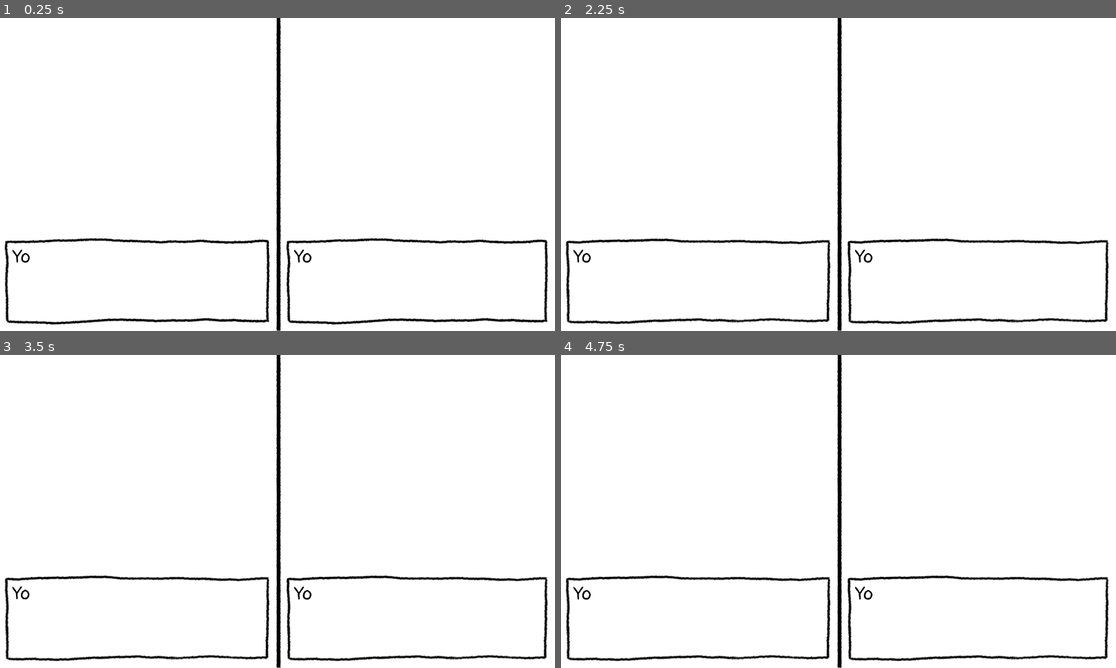
Above: before the commit, frames 1-4 (two rows, left to right).
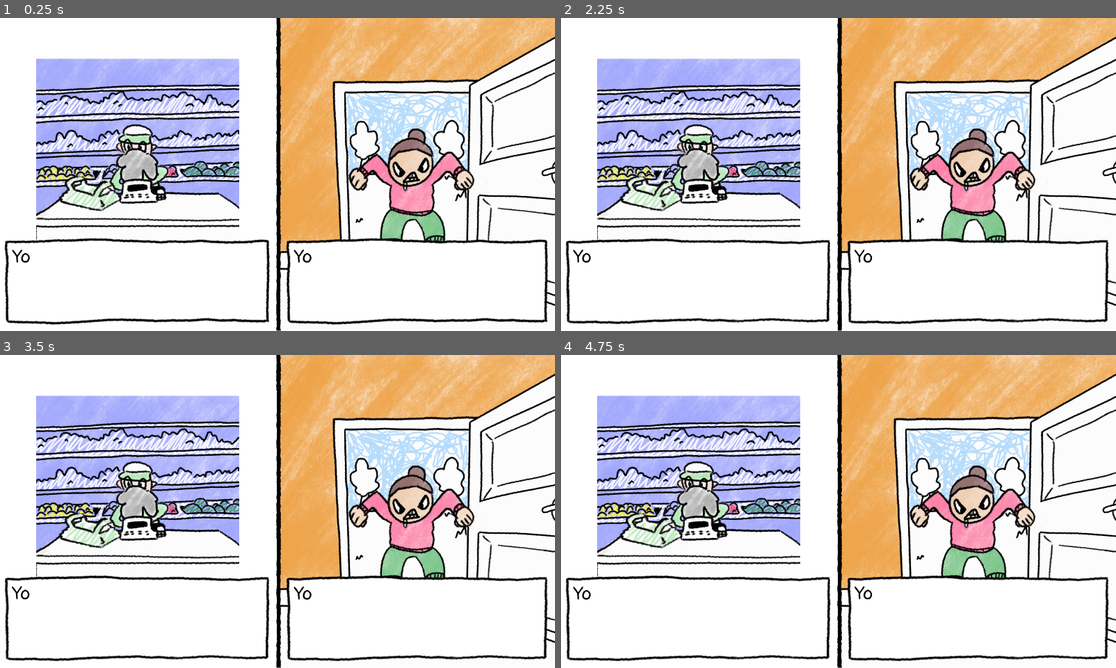
Above: after the commit, the same moments.

Repository: nottnottloop/mismatch
Game: Godot game, scene res://main.tscn
Two runs of this game, one before a commit and one after it. Both use one fixed random seed, a clock stepped at 60 frames per second and the inputs below.
Inputs:
- Up to frame 1 (0.25 s): no input
- Up to frame 2 (2.25 s): no input
- Up to frame 3 (3.5 s): no input
- Up to frame 4 (4.75 s): no input

The runs differ from the first frame. In frame 1, 38% of the frame differs, in the area x 2-100%, y 0-100%; in frame 2, 38%; in frame 3, 38%; in frame 4, 38%.

Commit message:
adding Scenes

Diff:
--- a/main.tscn
+++ b/main.tscn
@@ -2,24 +2,128 @@
 
 [ext_resource type="Script" uid="uid://br6clhy0wcu1n" path="res://main.gd" id="1_h2yge"]
 [ext_resource type="Theme" uid="uid://vu31b71jmlkp" path="res://theme.tres" id="2_1bvp3"]
+[ext_resource type="Texture2D" uid="uid://y8q6b4aeus2d" path="res://Scene1/Scene1F1.png" id="2_d13ii"]
 [ext_resource type="Texture2D" uid="uid://chv2fa8y7e3re" path="res://TextBox1.png" id="2_h2yge"]
+[ext_resource type="Texture2D" uid="uid://df32w7ajs3i3a" path="res://Scene2/Scene2F1.png" id="2_ycdy4"]
 [ext_resource type="FontFile" uid="uid://cu2bydgc5ct0d" path="res://Pangolin-Regular.ttf" id="3_1bvp3"]
+[ext_resource type="Texture2D" uid="uid://d4falbt2tisvp" path="res://Scene1/Scene1F2.png" id="3_1u8w0"]
+[ext_resource type="Texture2D" uid="uid://bkibyko35lh0p" path="res://Scene2/Scene2Wife1.png" id="3_w48qg"]
+[ext_resource type="Texture2D" uid="uid://dtnmb27rggka7" path="res://Scene2/Scene2Wife2.png" id="4_vivmo"]
+[ext_resource type="Texture2D" uid="uid://baeoyhuhdwgcl" path="res://Scene2/Scene2WifeMad1.png" id="5_2cqfq"]
 [ext_resource type="Shader" path="res://wobble.gdshader" id="5_7mycd"]
 [ext_resource type="Texture2D" uid="uid://dwqftu4ohb2su" path="res://SplitLine.png" id="5_lquwl"]
-
-[sub_resource type="SpriteFrames" id="SpriteFrames_7mycd"]
+[ext_resource type="Texture2D" uid="uid://dxwaywyh027g2" path="res://Scene2/Scene2WifeMad2.png" id="6_yaehf"]
+[ext_resource type="Texture2D" uid="uid://bj6ty88lre0y3" path="res://Scene2/Scene2Slam1.png" id="7_074og"]
+[ext_resource type="Texture2D" uid="uid://bw6loyhfobhdx" path="res://Scene2/Scene2Slam2.png" id="8_cegan"]
+[ext_resource type="Texture2D" uid="uid://bo2ht6xeixo5r" path="res://Scene1/Scene1Bag4.png" id="10_82xsv"]
+[ext_resource type="Texture2D" uid="uid://btx4lsjun42ok" path="res://Scene1/Scene1Bag5.png" id="11_getpj"]
+[ext_resource type="Texture2D" uid="uid://big1ix814wfvb" path="res://Scene1/Scene1Bag6.png" id="12_ryguw"]
+[ext_resource type="Texture2D" uid="uid://dnndpsnefsbxy" path="res://Scene1/Scene1Bag7.png" id="13_d13ii"]
+[ext_resource type="Texture2D" uid="uid://1eg6n001ixj2" path="res://Scene1/Scene1bag8.png" id="14_1u8w0"]
+[ext_resource type="Texture2D" uid="uid://b3f7w1kyu6nor" path="res://Scene1/Scene1Bag9.png" id="15_0odxb"]
+[ext_resource type="Texture2D" uid="uid://b5meiuoruwy8j" path="res://Scene1/Scene1Bag10.png" id="16_lswn8"]
+[ext_resource type="Texture2D" uid="uid://cd5cl5usuq8ta" path="res://Scene1/Scene1Bag11.png" id="17_a6jrf"]
+
+[sub_resource type="SpriteFrames" id="SpriteFrames_0odxb"]
+animations = [{
+"frames": [{
+"duration": 1.0,
+"texture": ExtResource("2_d13ii")
+}, {
+"duration": 1.0,
+"texture": ExtResource("3_1u8w0")
+}],
+"loop": true,
+"name": &"default",
+"speed": 5.0
+}]
+
+[sub_resource type="SpriteFrames" id="SpriteFrames_xuqvo"]
 animations = [{
 "frames": [],
 "loop": true,
-"name": &"1",
-"speed": 5.0
-}, {
-"frames": [],
-"loop": true,
-"name": &"2",
-"speed": 5.0
-}, {
-"frames": [],
+"name": &"default",
+"speed": 5.0
+}, {
+"frames": [{
+"duration": 1.0,
+"texture": ExtResource("10_82xsv")
+}, {
+"duration": 1.0,
+"texture": ExtResource("11_getpj")
+}, {
+"duration": 1.0,
+"texture": ExtResource("12_ryguw")
+}, {
+"duration": 1.0,
+"texture": ExtResource("12_ryguw")
+}, {
+"duration": 1.0,
+"texture": ExtResource("13_d13ii")
+}, {
+"duration": 1.0,
+"texture": ExtResource("14_1u8w0")
+}, {
+"duration": 1.0,
+"texture": ExtResource("14_1u8w0")
+}, {
+"duration": 1.0,
+"texture": ExtResource("15_0odxb")
+}, {
+"duration": 1.0,
+"texture": ExtResource("16_lswn8")
+}, {
+"duration": 1.0,
+"texture": ExtResource("16_lswn8")
+}, {
+"duration": 1.0,
+"texture": ExtResource("17_a6jrf")
+}],
+"loop": false,
+"name": &"filled",
+"speed": 5.0
+}]
+
+[sub_resource type="SpriteFrames" id="SpriteFrames_82xsv"]
+animations = [{
+"frames": [{
+"duration": 1.0,
+"texture": ExtResource("3_w48qg")
+}, {
+"duration": 1.0,
+"texture": ExtResource("4_vivmo")
+}],
+"loop": true,
+"name": &"default",
+"speed": 5.0
+}, {
+"frames": [{
+"duration": 1.0,
+"texture": ExtResource("5_2cqfq")
+}, {
+"duration": 1.0,
+"texture": ExtResource("6_yaehf")
+}],
+"loop": true,
+"name": &"mad",
+"speed": 5.0
+}]
+
+[sub_resource type="SpriteFrames" id="SpriteFrames_getpj"]
+animations = [{
+"frames": [{
+"duration": 1.0,
+"texture": null
+}, {
+"duration": 1.0,
+"texture": ExtResource("7_074og")
+}, {
+"duration": 1.0,
+"texture": ExtResource("8_cegan")
+}, {
+"duration": 1.0,
+"texture": null
+}],
 "loop": true,
 "name": &"default",
 "speed": 5.0
@@ -83,10 +187,36 @@
 [node name="main" type="Node2D" unique_id=349520352]
 script = ExtResource("1_h2yge")
 
-[node name="AnimatedSprite2D" type="AnimatedSprite2D" parent="." unique_id=1307661264]
-position = Vector2(478, 228)
-sprite_frames = SubResource("SpriteFrames_7mycd")
-autoplay = "default"
+[node name="scene1" type="Node2D" parent="." unique_id=1810238575]
+
+[node name="left" type="CanvasModulate" parent="scene1" unique_id=1648886262]
+position = Vector2(480, 540)
+color = Color(0.9867516, 0.9867516, 0.9867516, 1)
+
+[node name="background" type="AnimatedSprite2D" parent="scene1/left" unique_id=2067141420]
+sprite_frames = SubResource("SpriteFrames_0odxb")
+
+[node name="bag" type="AnimatedSprite2D" parent="scene1/left" unique_id=2013871319]
+position = Vector2(0, -173)
+sprite_frames = SubResource("SpriteFrames_xuqvo")
+animation = &"filled"
+
+[node name="right" type="CanvasModulate" parent="scene1" unique_id=2142008226]
+position = Vector2(1440, 540)
+color = Color(0.9867516, 0.9867516, 0.9867516, 1)
+
+[node name="background" type="Sprite2D" parent="scene1/right" unique_id=1467185339]
+texture = ExtResource("2_ycdy4")
+
+[node name="wife" type="AnimatedSprite2D" parent="scene1/right" unique_id=1697663385]
+sprite_frames = SubResource("SpriteFrames_82xsv")
+animation = &"mad"
+frame_progress = 0.13645807
+
+[node name="door" type="AnimatedSprite2D" parent="scene1/right" unique_id=831488751]
+position = Vector2(-8, 0)
+sprite_frames = SubResource("SpriteFrames_getpj")
+frame_progress = 0.60988045
 
 [node name="CanvasLayer" type="CanvasLayer" parent="." unique_id=152399280]
 
@@ -128,6 +258,7 @@
 theme_override_constants/margin_bottom = 30
 
 [node name="Subtitles" type="RichTextLabel" parent="CanvasLayer/textBoxes/textBox1/Panel/MarginContainer" unique_id=1297471734]
+clip_contents = false
 layout_mode = 2
 theme = SubResource("Theme_7mycd")
 bbcode_enabled = true
@@ -159,10 +290,11 @@
 theme_override_constants/margin_bottom = 30
 
 [node name="Subtitles" type="RichTextLabel" parent="CanvasLayer/textBoxes/textBox2/Panel/MarginContainer" unique_id=1672837581]
+clip_contents = false
 layout_mode = 2
 theme = SubResource("Theme_7mycd")
 bbcode_enabled = true
-text = "Yo"
+text = "[shake  rate=4 level=8]Yo[/shake]"
 
 [node name="textBoxEffect" type="AnimationPlayer" parent="CanvasLayer/textBoxes" unique_id=851076211]
 libraries/ = SubResource("AnimationLibrary_7mycd")
--- a/wobble.gdshader
+++ b/wobble.gdshader
@@ -0,0 +1,38 @@
+shader_type canvas_item;
+render_mode world_vertex_coords;
+
+group_uniforms Squiggle;
+/**
+ * Noise texture scale
+ * By default, the noise texture's size in world coordinates is set by its resolution
+*/
+uniform vec2 scale = vec2(1.0);
+uniform float strength = 1.0;
+/**
+ * Number of squiggle frames per second
+*/
+uniform float fps = 6.0;
+uniform sampler2D noise : filter_linear, repeat_enable;
+group_uniforms;
+
+varying vec4 modulate;
+varying vec2 noise_uv;
+
+void vertex() {
+	modulate = COLOR;
+
+	// Use world coordinates for scale-independent squiggles, offset by position to keep pattern attached to object
+	noise_uv = (VERTEX - MODEL_MATRIX[3].xy) / (vec2(textureSize(noise, 0)) * scale);
+}
+
+// Use irrational constants for unique squiggles every frame
+#define offset_multiplier vec2(PI, E)
+
+void fragment() {
+	vec2 noise_offset = vec2(floor(TIME * fps)) * offset_multiplier;
+	float noise_sample = texture(noise, noise_uv + noise_offset).r * 4.0 * PI;
+	vec2 direction = vec2(cos(noise_sample), sin(noise_sample));
+	vec2 squiggle_uv = UV + direction * strength * 0.005;
+
+	COLOR = texture(TEXTURE, squiggle_uv) * modulate;
+}
Binary file added: Scene1/Scene1Bag1.png
Not shown, added: Scene1/Scene1Bag1.png.import
Binary file added: Scene1/Scene1Bag10.png
Not shown, added: Scene1/Scene1Bag10.png.import
Binary file added: Scene1/Scene1Bag11.png
Not shown, added: Scene1/Scene1Bag11.png.import
Binary file added: Scene1/Scene1Bag2.png
Not shown, added: Scene1/Scene1Bag2.png.import
Binary file added: Scene1/Scene1Bag3.png
Not shown, added: Scene1/Scene1Bag3.png.import
Binary file added: Scene1/Scene1Bag4.png
Not shown, added: Scene1/Scene1Bag4.png.import
(and 63 more such lines)
